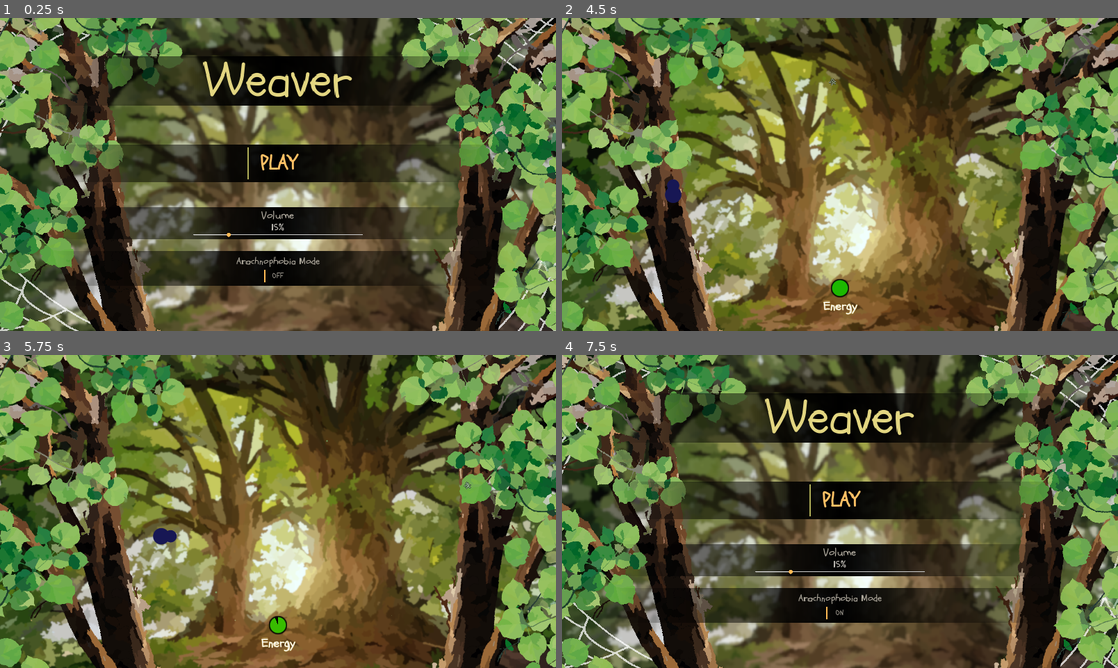
Above: before the commit, frames 1-4 (two rows, left to right).
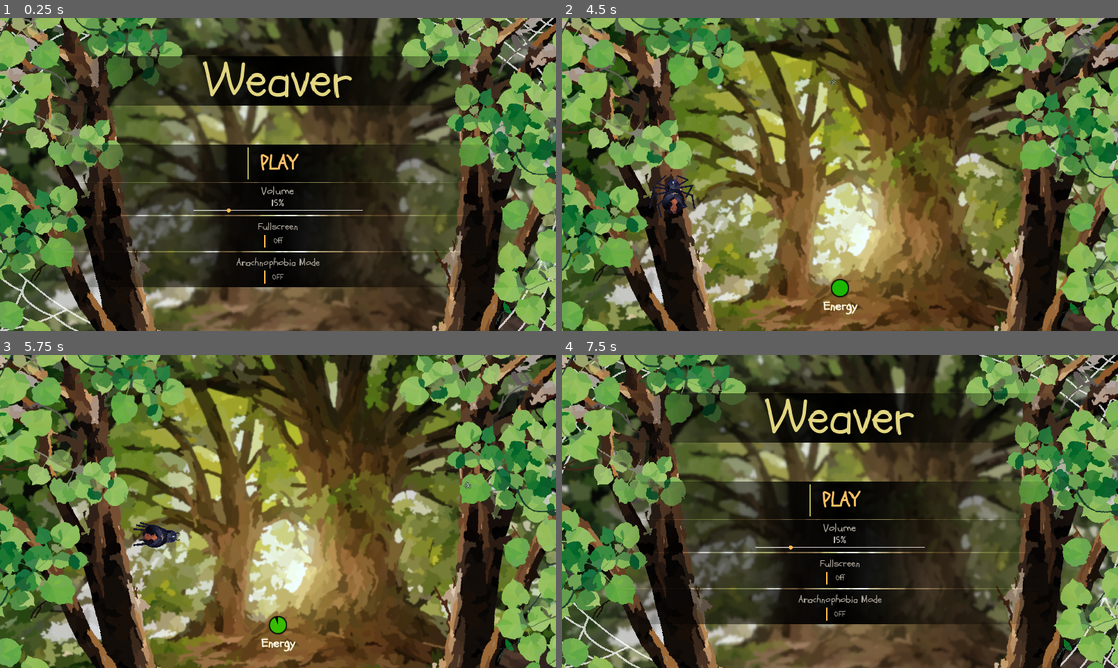
Above: after the commit, the same moments.

Repository: InRe-Dan/ld56
Game: Godot game, scene res://menus/main_menu.tscn
The game is run twice, just before and just after one commit, with the same random seed, the same clock (stepped at 60 frames per second) and the same inputs.
Inputs (mouse positions are in pixels of both pictures, inside the frame that each line leads up to):
- Up to frame 1 (0.25 s): no input
- Up to frame 2 (4.5 s): click "OFF" at 0.5 s; click "ON" at 1.25 s; click (840, 240) at 2 s, where only the run after the commit has a clickable "Off"; click (840, 240) at 2.75 s, where only the run after the commit has a clickable "ON"; click "OFF" at 3.5 s; click "PLAY" at 4.25 s
- Up to frame 3 (5.75 s): move the mouse to (400, 495) at 5.02 s; hold D (move_right) from 5.03 s (still down); hold Right mouse button (destroy_web) from 5.03 s (still down); tap Space (jump) at 5.27 s
- Up to frame 4 (7.5 s): move the mouse to (728, 527) at 5.77 s; release D (move_right) at 5.78 s; release Right mouse button (destroy_web) at 5.78 s; hold S (move_down) 5.78-6.53 s; click (728, 527) at 5.85 s; tap Space (jump) at 6.02 s; move the mouse to (895, 442) at 6.52 s; hold D (move_right) 6.53-7.25 s; hold Right mouse button (destroy_web) 6.53-7.25 s; click "MENU" at 7.25 s

The runs differ from the first frame. In frame 1, 8.1% of the frame differs, in the area x 14-83%, y 52-86%; in frame 2, 0.4%; in frame 3, 0.3%; in frame 4, 8.1%.

Commit message:
Fullscreen

Diff:
--- a/menus/main_menu.gd
+++ b/menus/main_menu.gd
@@ -38,3 +38,13 @@
 		phobia_button.text = "ON"
 	else:
 		phobia_button.text = "OFF"
+
+
+func _on_fullscreen_pressed() -> void:
+	var mode : DisplayServer.WindowMode = DisplayServer.window_get_mode()
+	if mode == DisplayServer.WINDOW_MODE_EXCLUSIVE_FULLSCREEN:
+		DisplayServer.window_set_mode(DisplayServer.WINDOW_MODE_WINDOWED)
+		$VBoxContainer/Fullscreen/Fullscreen.text = "OFF"
+	else:
+		DisplayServer.window_set_mode(DisplayServer.WINDOW_MODE_EXCLUSIVE_FULLSCREEN)
+		$VBoxContainer/Fullscreen/Fullscreen.text = "ON"
--- a/menus/main_menu.tscn
+++ b/menus/main_menu.tscn
@@ -333,10 +333,6 @@
 theme_override_styles/normal = SubResource("StyleBoxLine_kdcgq")
 text = "PLAY"
 
-[node name="Spacer3" type="Control" parent="VBoxContainer"]
-custom_minimum_size = Vector2(0, 80)
-layout_mode = 2
-
 [node name="VolumeSlider" type="TextureRect" parent="VBoxContainer"]
 custom_minimum_size = Vector2(512, 110)
 layout_mode = 2
@@ -396,16 +392,12 @@
 theme_override_styles/slider = SubResource("StyleBoxLine_5wpxw")
 value = 20.0
 
-[node name="Spacer4" type="Control" parent="VBoxContainer"]
-custom_minimum_size = Vector2(0, 32)
-layout_mode = 2
-
-[node name="ArachnophobiaMode" type="TextureRect" parent="VBoxContainer"]
+[node name="Fullscreen" type="TextureRect" parent="VBoxContainer"]
 custom_minimum_size = Vector2(1024, 120)
 layout_mode = 2
 texture = SubResource("GradientTexture1D_wu63y")
 
-[node name="Label" type="Label" parent="VBoxContainer/ArachnophobiaMode"]
+[node name="Label" type="Label" parent="VBoxContainer/Fullscreen"]
 layout_mode = 1
 anchors_preset = 10
 anchor_right = 1.0
@@ -416,10 +408,11 @@
 theme_override_fonts/font = ExtResource("11_4erei")
 theme_override_font_sizes/font_size = 35
 theme_override_styles/normal = SubResource("StyleBoxEmpty_y6ydl")
-text = "Arachnophobia Mode"
+text = "Fullscreen
+"
 horizontal_alignment = 1
 
-[node name="PhobiaButton" type="Button" parent="VBoxContainer/ArachnophobiaMode"]
+[node name="Fullscreen" type="Button" parent="VBoxContainer/Fullscreen"]
 custom_minimum_size = Vector2(96, 0)
 layout_mode = 1
 anchors_preset = 7
@@ -445,6 +438,52 @@
 theme_override_styles/normal = SubResource("StyleBoxLine_i61ni")
 text = "Off"
 
+[node name="ArachnophobiaMode" type="TextureRect" parent="VBoxContainer"]
+custom_minimum_size = Vector2(1024, 120)
+layout_mode = 2
+texture = SubResource("GradientTexture1D_wu63y")
+
+[node name="Label" type="Label" parent="VBoxContainer/ArachnophobiaMode"]
+layout_mode = 1
+anchors_preset = 10
+anchor_right = 1.0
+offset_top = 3.0
+offset_bottom = 69.0
+grow_horizontal = 2
+theme_override_colors/font_color = Color(0.701961, 0.678431, 0.631373, 1)
+theme_override_fonts/font = ExtResource("11_4erei")
+theme_override_font_sizes/font_size = 35
+theme_override_styles/normal = SubResource("StyleBoxEmpty_y6ydl")
+text = "Arachnophobia Mode"
+horizontal_alignment = 1
+
+[node name="PhobiaButton" type="Button" parent="VBoxContainer/ArachnophobiaMode"]
+custom_minimum_size = Vector2(96, 0)
+layout_mode = 1
+anchors_preset = 7
+anchor_left = 0.5
+anchor_top = 1.0
+anchor_right = 0.5
+anchor_bottom = 1.0
+offset_left = -48.0
+offset_top = -55.0
+offset_right = 48.0
+offset_bottom = -12.0
+grow_horizontal = 2
+grow_vertical = 0
+focus_mode = 0
+mouse_default_cursor_shape = 2
+theme_override_colors/font_hover_color = Color(0.85, 0.835833, 0.8075, 1)
+theme_override_colors/font_pressed_color = Color(1, 1, 1, 1)
+theme_override_colors/font_color = Color(0.7, 0.676667, 0.63, 1)
+theme_override_fonts/font = ExtResource("11_4erei")
+theme_override_font_sizes/font_size = 25
+theme_override_styles/hover = SubResource("StyleBoxLine_clf18")
+theme_override_styles/pressed = SubResource("StyleBoxLine_4g6lp")
+theme_override_styles/normal = SubResource("StyleBoxLine_i61ni")
+text = "Off"
+
 [connection signal="pressed" from="VBoxContainer/PlayButton/PlayButton" to="." method="_on_play_button_pressed"]
 [connection signal="value_changed" from="VBoxContainer/VolumeSlider/Volume" to="." method="_on_volume_value_changed"]
+[connection signal="pressed" from="VBoxContainer/Fullscreen/Fullscreen" to="." method="_on_fullscreen_pressed"]
 [connection signal="pressed" from="VBoxContainer/ArachnophobiaMode/PhobiaButton" to="." method="_on_phobia_button_pressed"]
